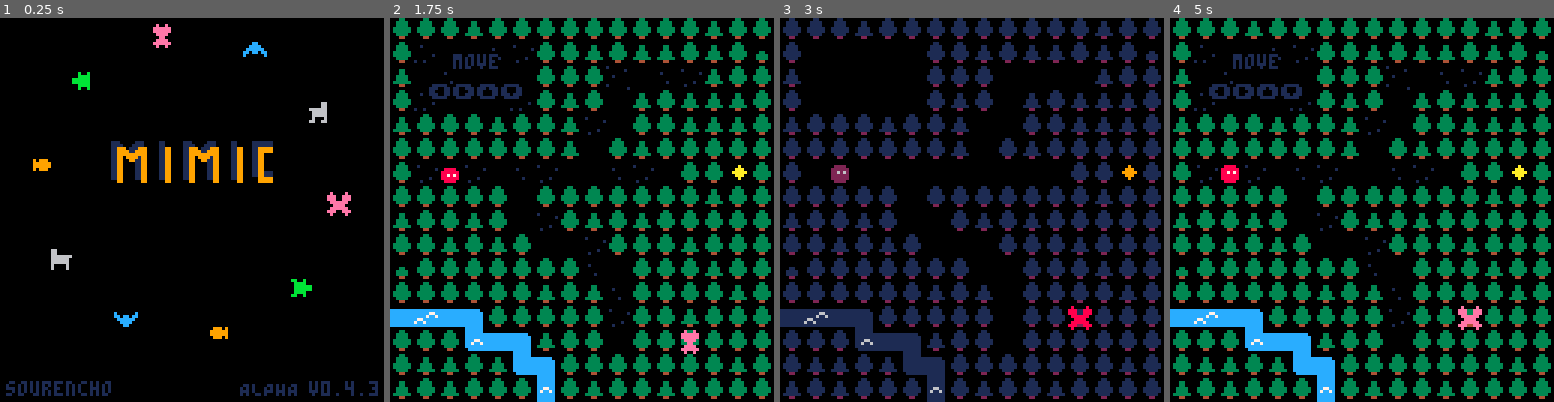
Above: before the commit, frames 1-4 (left to right).
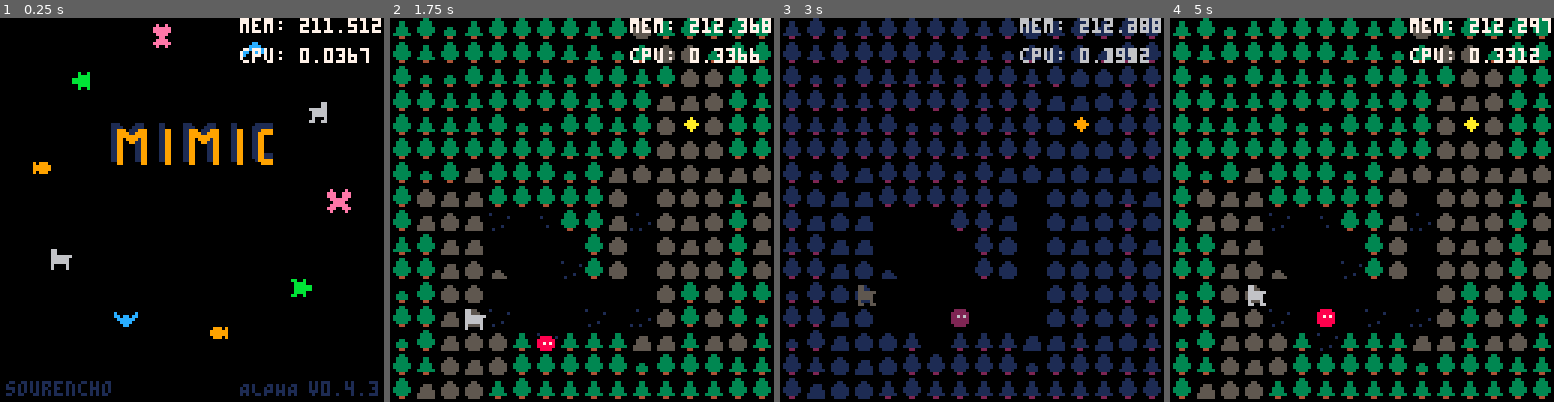
Above: after the commit, the same moments.

Repository: sourencho/mimic
Game: PICO-8 cartridge mimic.p8
Two runs of this game, one before a commit and one after it. Both use one fixed random seed, a clock stepped at 60 frames per second and the inputs below.
Inputs:
- Up to frame 1 (0.25 s): no input
- Up to frame 2 (1.75 s): tap X (X key) at 0.33, 1.07 s; tap O (Z key) at 0.7, 1.7 s; hold Right from 1.6 s (still down)
- Up to frame 3 (3 s): tap X (X key) at 1.85, 2.97 s; release Right at 2.1 s; tap O (Z key) at 2.1, 2.5, 2.9 s; hold Up 2.15-2.42 s; hold Right from 2.47 s (still down)
- Up to frame 4 (5 s): release Right at 3.03 s; hold Left 3.08-3.58 s; tap O (Z key) every 0.4 s from 3.3 to 4.9 s; hold Down 3.63-3.97 s; hold Right 4.02-4.68 s; tap X (X key) at 4.08 s; hold Up from 4.73 s (still down)

The runs differ from the first frame. In frame 1, 4.2% of the frame differs, in the area x 8-100%, y 0-52%; in frame 2, 31%, in the area x 0-100%, y 0-100%; in frame 3, 21%; in frame 4, 31%.

Commit message:
minor fixes

Diff:
--- a/mimic.p8
+++ b/mimic.p8
@@ -9,7 +9,7 @@
 -- DATA
 
 -- SETTINGS
-start_level = 0
+start_level = 5
 level_count = 15
 skip_tutorial = true
 skip_levels = {4, 6, 7, 9}
@@ -31,7 +31,7 @@
 
 debug_mode = false
 DEBUG_OUT_FILE = "out.txt"
-SHOW_STATS = false
+SHOW_STATS = true
 debug = "DEBUG\n"
 
 -- spr numbers 2x2 matrix to support large sprites
@@ -1626,24 +1626,24 @@
     cls()
     pal()
 
-    print(splash_keys_3, hcenter(splash_keys_3), 66, 8)
+    print(splash_keys_3, hcenter(splash_keys_3), 66, 9)
 
     if(game.tick % 60 > 0 and game.tick % 60 < 20) then
         cls()
     end
 
-    if game.tick % 40 == 0 then
+    if game.tick % 60 == 0 then
         splash_red_sprite_count += 1
     end
 
-    map(117,60,36,40,8,4)
+    map(117,60,36,34,8,4)
     print("ALPHA", 80, 121, 1)
     print(VERSION, 103, 121, 1)
     print("sourencho", 2, 121, 1)
 
 
     -- local d, r = 0, 50
-    local d, r = -game.tick/400, 50
+    local d, r = -game.tick/420, 50
     for i=1,#splash_sprites do
         if (splash_sprite_indexes[i] < splash_red_sprite_count) then pal(red_pal) else pal() end
         spr(splash_sprites[splash_sprite_indexes[i]], 60 + r * cos(d), 52 + r * sin(d), 1, 1, i % 2 == 0)
@@ -2161,9 +2161,9 @@
 00dddd000000000000aaaa0000111100000000000eeeeee0eee00eeec000000c0000000000000ff000000ff000ff000000ff0000200000002882000909090000
 000dd0000000000000000000000000000000000000e00e000e0000e0000000000000000000000fff0000fff00fff00000fff0000200000002882000090900000
 00000000000000000000000000000000000000000000000000000000000000000000000000000000000000000000000000000000222222222882000909090000
-01110000011100001111111011111000011000000000000000000000066000000066000000000000000000000000909008880ccc288888888882000090900000
+01110000011100000111111011111000011000000000000000000000066000000066000000000000000000000000909008880ccc288888888882000090900000
 01111000111100001111111011111000011000000000000000bb0000066000000066000000000000000000000000040008980c2c222222222222000000000000
-0119990111999000119999900099999001199000b0000bb00b00b00b0666666600666666000000000000000009090409088eeccc200200002002000000000000
+0119990111999000111999900099999001199000b0000bb00b00b00b0666666600666666000000000000000009090409088eeccc200200002002000000000000
 01199991199990001199999000999990011990000b00b00bb0000bb00666666000666660000000000000000000400440aaaefe00200200002002000000000000
 011999999999900011990000000119900119900000bb0000000000000666666000666660000000000000000000400400a9aeee00200200002002000000000000
 011990999919900011990000000119900119900000000000000000000600006000600060000000000000000000044400aaa00000200200002002000000000000
@@ -2173,8 +2173,8 @@
 011990000119900011990000000119900119900000bbbb00000bbbb0000000000000000000000000990990990000000000000000000000000000009909909900
 0119900001199000119911101111199001199000bbbbbb000bbbbbb0000000000000000000000000900099900000000000000000000000000000009000999000
 0119900001199000119911101111199001199000bbbbbb000bbbbbb0000000000000000000000000000000000000000000000000000000000000000000000000
-011990000119900000999990009999900119900000bbbb00000bbbb0000000000000000000000000000000000000000000000000000000000000000000000000
-000990000009900000999990009999900009900000b00bb0000b00b0000000000000000000000000000000000000000000000000000000000000000000000000
+011990000119900001999990009999900119900000bbbb00000bbbb0000000000000000000000000000000000000000000000000000000000000000000000000
+000990000009900000099990009999900009900000b00bb0000b00b0000000000000000000000000000000000000000000000000000000000000000000000000
 00000000000000000000000000000000000000000000000000000000000000000000000000000000000000000000000000000000000000000000000000000000
 00000000000000000000000000000000000000000000000000000000000000000000000000000000000000000cccccc0000000000cccccc00000000000000000
 0000a00000000000010000000000000000000000000000000000000000cccccccccccccccccccc00cccccc000cccccc0cccccc00cccccccc0222000001000000
@@ -2408,10 +2408,10 @@
 __map__
 6060606160606060606060606061606041414141414141414141414141414141606161626060606060606060606160604141414141414141414141414141414160606060606060606060606060606060616062616060606061605061606160604241717060616060605050505151505050515150505150576060606051515151
 6071414170426060616061616061606241714161626161704141704141414241606061606060606060616260626060604141414143414143416341414141414160606060606060606060606060616061606160606060606161626150506260604141416060616177484950474848784850504241505151576141714151515151
-6141704141416060607241704261606041416047487849617141414141414141484c60626061606162606060606060604143434143436343435343414143414161616160616161616161606147487848606262606161616260606160505060604141716060615b6c6159486d5170424151514141412841576141627041515151
-60714141417160616041616061616160716062574070674960414141414141705157606060406060606060605160606041634053431773637343436343436363616061616261606161616161576060606060616160606060616060515150606171606060606160606057515050505070507041414141717a6161614141425151
-6160606061606061424160606161616041416057414171674c61704141714141516778484849606061474849605160604343536343634343537373634363634348784849611561474878484957606061606161616062626060616050405060606160616161616160607b505050505050714141724150415761616147484a5151
-606060606060606141606160606060604141616a49414141576041414141414150515151516a48480758707a51516060434343616160616060606053515150536060615761616157515050676d606161606060606060606161606050505060606160606161606160604b51512751505060414141505050576161157a51515151
+6141704141416060607241704261606041416047487849617141414141414141484c60626061606162606060606060604143434143436343436343414143414161616160616161616161606147487848606262606161616260606160505060604141716060615b6c6159486d5170424151514141412841576141627041515151
+60714141417160616041616061616160716062574070674960414141414141705157606060406060606060605160606041634063431773637343436343436363616061616261606161616161576060606060616160606060616060515150606171606060606160606057515050505070507041414141717a6161614141425151
+6160606061606061424160606161616041416057414171674c61704141714141516778484849606061474849605160604343636343634343637373634363634348784849611561474878484957606061606161616062626060616050405060606160616161616160607b505050505050714141724150415761616147484a5151
+606060606060606141606160606060604141616a49414141576041414141414150515151516a48480758707a51516060434343616160616060606063515150536060615761616157515050676d606161606060606060606161606050505060606160606161606160604b51512751505060414141505050576161157a51515151
 60054142417042414170424160604060424141616749417057607160606070415051515151515151516a486c5160606060606061614160616060616351505063606061677948486d5161616160607061606260516060606260515051505151505160606161606160616170505050505060414150505050594848486951515151
 6060606060416060606060606061606041704141606778485860606260606060502750515150505151515151516160606161614141414161606151505051515161616051505150515141714172414161605051516060606060504150505061515151605b49616060616141505050507160505151515151574241415751515151
 616060616041426061606160606060604141414160606060674961606062606051515150515151515150774a51606060606141417241414141424141417241606051515150505150514170414141416160515051424170606051715051506050505051517b6161616160715150504141607051474848486d3541476c50515051
@@ -2422,21 +2422,21 @@
 6060606a484961606041606015606060414241414241414142414161626261606061576060507041515051515160606050505060617261606050505051505051514051515167496142624141714160616260515050610561616151516151506150577005414241156041416150515050606161616150505151514b5160606060
 606161606167496060606060606061604141057041714141414141606161156148486d606160506060515150606060615150606061056161606051275151515151515151515157610561606041416160606150515060606060606260606061615059487807494141417261616150505060616161616161515151515160604060
 6160616060607a6061606061606060607041414141704141414171417160616160606060606261606160606060606162505050505050505050505050505050505150505250507a6060606060606060606051505061606161616161616161606050576061617a6060616162606160606060606060606060605150515160606060
-414141414241414140414142414141416060606060606060606060606060606060606261616160505043737373537353414141414141414141414141414141414141415051414141414141417050414161605050505150515057607041416161474849606047484960605e5f4f4f5f5e00000000000000000000000000000000
-41704141414142436343724141414141606060606060606060606060606160616177484878484848077948484c53535341704141414141417141414141414141417041410570415042414141424151416060616160504e7f4e7a61614247487957406748486c4057604f5e4f4f4e4f4e00000000000000000000000000000000
-417041414141436444734341414141416161616061616161616160614748784861574171535350534353505067484973414141417e4141414141416f414141414151414141415051414141524141717261616150606160516e576161617b606157605060605160575e4f4e4e4f4f4f5f00000000000000000000000000000000
-414141414163431743635363424141416160616162616061616161615760606061577018536350515363437450535773414141414141417241414141414142417041415041425051524170414152414160615a5e505160505e677848486961705750605e5f6051575e4f5f4f7e4e5f4e00000000000000000000000000000000
-4141414143735363515043534341414148784849611561474878484957606061627b7141635353505050535074637a73414141414141414141414141414141414151417151505051715151414141414160607b6f4f6e5e617e7e4f6e7e5761415760505e5e516067494f4e5e5e4f4e4e00000000000000000000000000000000
-424141416363435150505164734141416060615761616157515050676d6061616157707160626060515050504363577372415050505050505050505050504141415251505e6e5127517f4f52504141416061674879497e6e5e6e6e7e4f7a60715750604e4e605161574f194f4f5f5e5e00000000000000000000000000000000
-41414173515251515151505152534141606061677948486d51616161606070616157414160606060606050505043576141415005726060606e6f7e5e7f504141506e7f51514e7e4e7e6e5150517241416060616061677848496e6e6e6f6749605760514e4e51605b6c4f5f5f5e5f5f5e00000000000000000000000000000000
-4141525151515151525151515150524261616051505150515141714172414161617a414171616161616160515151576141415071416060605f7e6e7e6e50417042514e7e516f6f6e6f5f507e4e5141416060414141414142577e4e6e6e6e674c5948514e4e4f4f5e4f4f4f4e5f5f4e4e00000000000000000000000000000000
-415151515151515151515151515151516051515150505150514170414141416161576041414160606161412841707b6241415041706060607e6e5e6e405041414150515e7e5f7f6e6e7e4e7f504141416161416151414151576f4f6e7e6e6f575761515151515e5f5e5e4f4f4f5f5f5e00000000000000000000000000000000
+410000414141414141414141414141416060606060606060606060606060606060606261616160505043734373637363414141414141414141414141414141414141415051414141414141417050414161605050505150515057607041416161474849606047484960605e5f4f4f5f5e00000000000000000000000000000000
+41414141424141414041414241414141606060606060606060606060606160616177484878484848077948484c43636341704141414141417141414141414141417041410570415042414141424151416060616160504e7f4e7a61614247487957406748486c4057604f5e4f4f4e4f4e00000000000000000000000000000000
+417041414141424363437241414141416161616061616161616160614748784861574171637350734343505067484973414141417e4141414141416f414141414151414141415051414141524141717261616150606160516e576161617b606157605060605160575e4f4e4e4f4f4f5f00000000000000000000000000000000
+417041414141736363734341414141416160616162616061616161615760606061577018736350517363434350635773414141414141417241414141414142417041415041425051524170414152414160615a5e505160505e677848486961705750605e5f6051575e4f5f4f7e4e5f4e00000000000000000000000000000000
+4141414141634317436363634241414148784849611561474878484957606061627b7141637343505050735043637a43414141414141414141414141414141414151417151505051715151414141414160607b6f4f6e5e617e7e4f6e7e5761415760505e5e516067494f4e5e5e4f4e4e00000000000000000000000000000000
+424141414373636351504363434141416060615761616157515050676d6061616157707160626060515050504363577372415050505050505050505050504141415251505e6e5127517f4f52504141416061674879497e6e5e6e6e7e4f7a60715750604e4e605161574f194f4f5f5e5e00000000000000000000000000000000
+41414141636343515050517373414141606061677948486d51616161606070616157414160606060606050505043576141415005726060606e6f7e5e7f504141506e7f51514e7e4e7e6e5150517241416060616061677848496e6e6e6f6749605760514e4e51605b6c4f5f5f5e5f5f5e00000000000000000000000000000000
+4141417351525151515150515263414261616051505150515141714172414161617a414171616161616160515151576141415071416060605f7e6e7e6e50417042514e7e516f6f6e6f5f507e4e5141416060414141414142577e4e6e6e6e674c5948514e4e4f4f5e4f4f4f4e5f5f4e4e00000000000000000000000000000000
+414152515151515152515151515052516051515150505150514170414141416161576041414160606161412841707b6241415041706060607e6e5e6e405041414150515e7e5f7f6e6e7e4e7f504141416161416151414151576f4f6e7e6e6f575761515151515e5f5e5e4f4f4f5f5f5e00000000000000000000000000000000
 51505161616061616061616061515151615151505051505147784a41414172616157604141414160614141414160576041415070726015606e096e6f7e504141417151506e7e5f707e6e50507041414160604160515241476d7e097f6e47486c576060514150424241414141425f4e5f00000000000000000000000000000000
 5151606142414170414141706061606151515152514748486d41414172416161607a6061714141426041414160615761704150505050505050505050505041415242515f7f407e6e6e7e50514241414160614161504172577e4e7e6e6e7b616057616151527141704241424142425f4f00000000000000000000000000000000
 505061414162414141424170416161615152275052576170414171414141606162576061714141424242524748486d62414141414141414141414141414141414150515e7f6f7e096e6f7e514150714160604115275151576f6e406f6e57614157616151415170414141415353534e4e00000000000000000000000000000000
 5150617141606141515041417005506051515151517a614162414141417261616057506071714142425250576161615041416f414171414141414141414241414170517e5f5e4f4e7e7e6e5151414141614141606151517b6e6e6e6e6f5761716c611527415141414241415353534f5e00000000000000000000000000000000
-516161606160724151424141705151615140515151674961426241417141606161575060627141415150476d61505153414141414141414141417e414141414141515f6e5152504f50515e7e51415041600571616051476848494e6e476c604150505050415171414141185353535f5e00000000000000000000000000000000
-6160606061156151275150515151526051515151515157610561606041416160627b60506061055051626749525340734141414141414141704141414141414150526e507071505241705151705170416061616151507a6160576f476d61614150054241415141414141715353535f4e00000000000000000000000000000000
+516161606160724151424141705151615140515151674961426241417141606161575060627141415150476d61505143414141414141414141417e414141414141515f6e5152504f50515e7e51415041600571616051476848494e6e476c604150505050415171414141185353535f5e00000000000000000000000000000000
+6160606061156151275150515151526051515151515157610561606041416160627b60506061055051626749524340734141414141414141704141414141414150526e507071505241705151705170416061616151507a6160576f476d61614150054241415141414141715353535f4e00000000000000000000000000000000
 606161606161515151515050505051525150505250507a6060606060606060606157606261506161615151575173437341414141414141414141414141414141714151424141504141714151414141416061615150515761616a486c616141705050505050514141417373735e5e5e4e00000000000000000000000000000000
 
 
